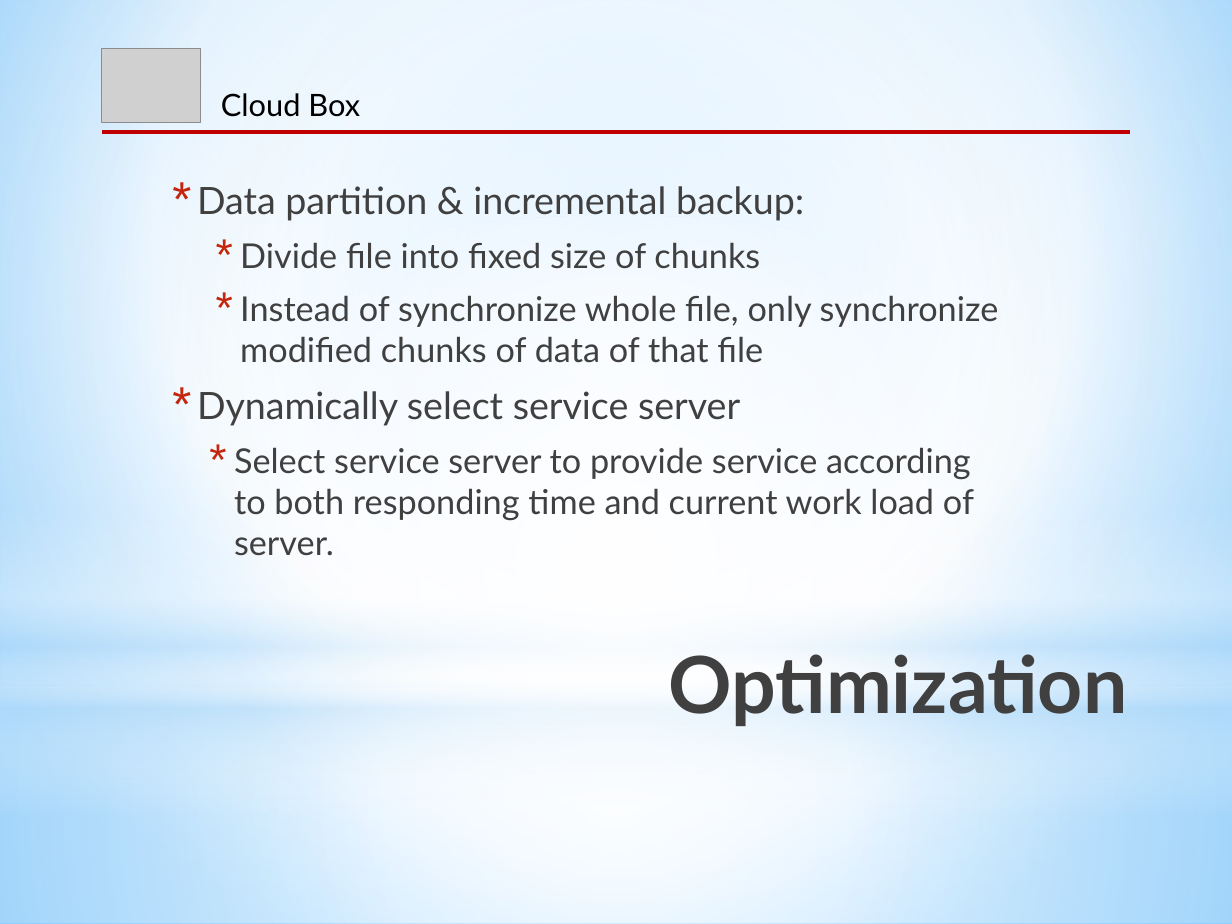
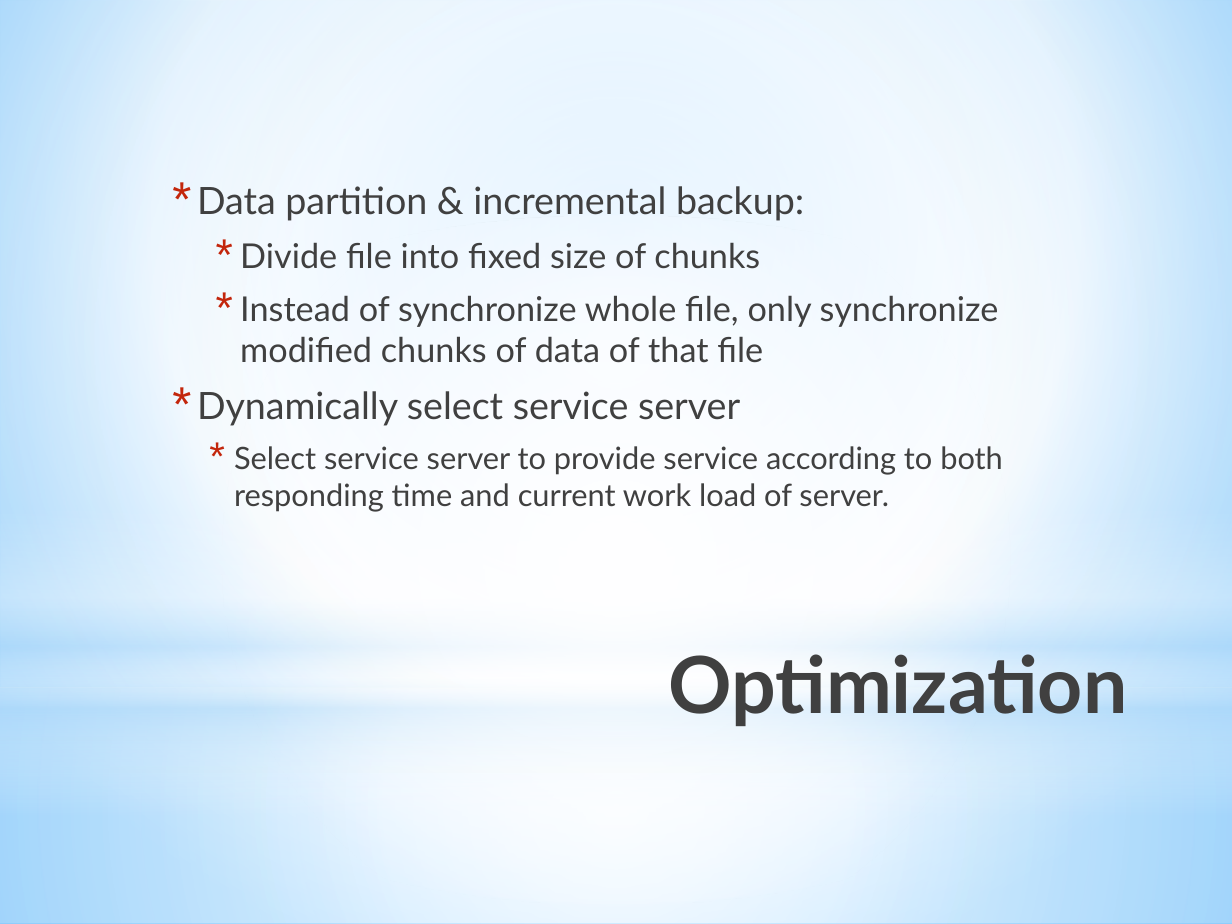
Before and after one commit to CICS525Project/DropboxImpl, a slide deck: slide 11 of Cloud Box_ppt.pptx. Drawn at 1232x924 pixels with LibreOffice and Linux fonts; fonts in the diff are those of the drawing; grey boxes stand for pictures. Boxes give left, top, right and bottom in pixels: in the first picture for what was removed or moved away, otherwise in the second. Text is boxed around its words. In the diff, an @@ line names an element or a change of style, - is before the commit and + after.

```diff
--- a/Cloud Box_ppt.pptx
+++ b/Cloud Box_ppt.pptx
@@ picture removed at box(102, 48, 201, 122) @@
@@ text removed at box(221, 93, 360, 117) @@
-Cloud Box
@@ line removed from (102, 132) to (1130, 132) @@
@@ text at box(234, 446, 1003, 512): size 20 to 18 pt in "Select service server to provide service according ..." @@
```
Also in this commit, not shown: 13 other slides changed.
